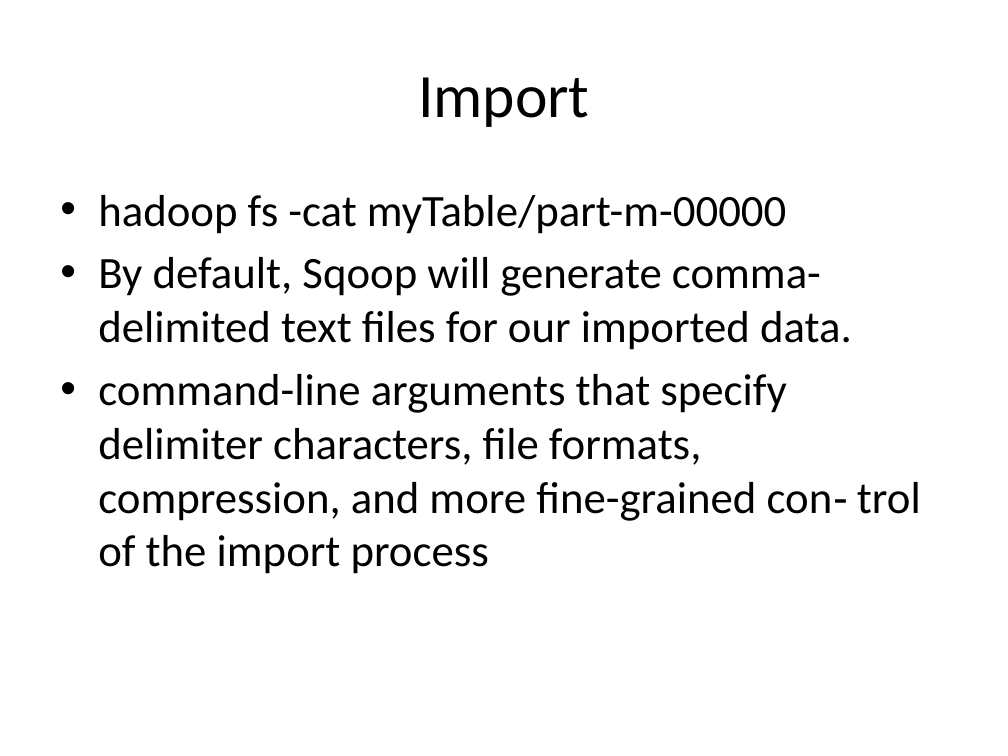
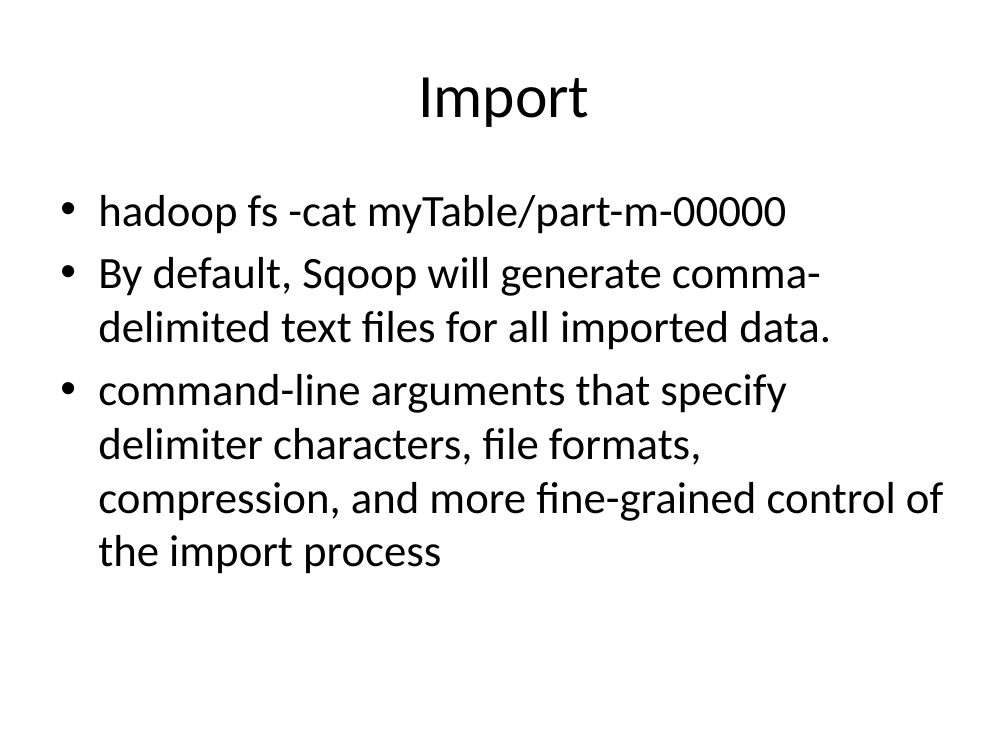
Before and after one commit to bigdatajunkies/hadoopoverview, a slide deck: slide 6 of PPTS/Sqoop Introduction.pptx. Drawn at 1008x756 pixels with LibreOffice and Linux fonts; fonts in the diff are those of the drawing. Boxes give left, top, right and bottom in pixels: in the first picture for what was removed or moved away, otherwise in the second. Text is boxed around its words. In the diff, an @@ line names an element or a change of style, - is before the commit and + after.

Commit message:
Updated Sqoop Introduction

```diff
--- a/PPTS/Sqoop Introduction.pptx
+++ b/PPTS/Sqoop Introduction.pptx
@@ text at (98,257,943,574): text changed @@
-• By default, Sqoop will generate comma-delimited text files for our imported data.
-• command-line arguments that specify delimiter characters, file formats, compression, and more fine-grained con‐ trol of the import process
+• By default, Sqoop will generate comma-delimited text files for all imported data.
+• command-line arguments that specify delimiter characters, file formats, compression, and more fine-grained control of the import process
```
Also in this commit, not shown: 3 other slides changed.
